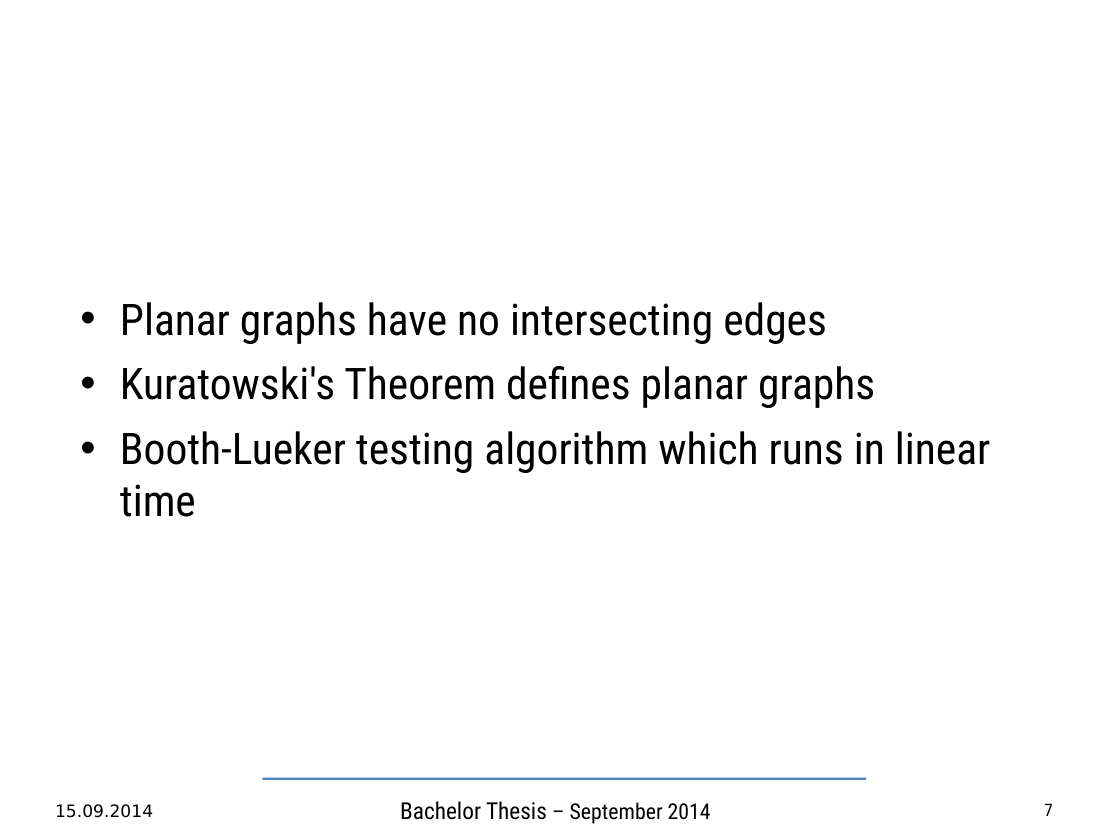
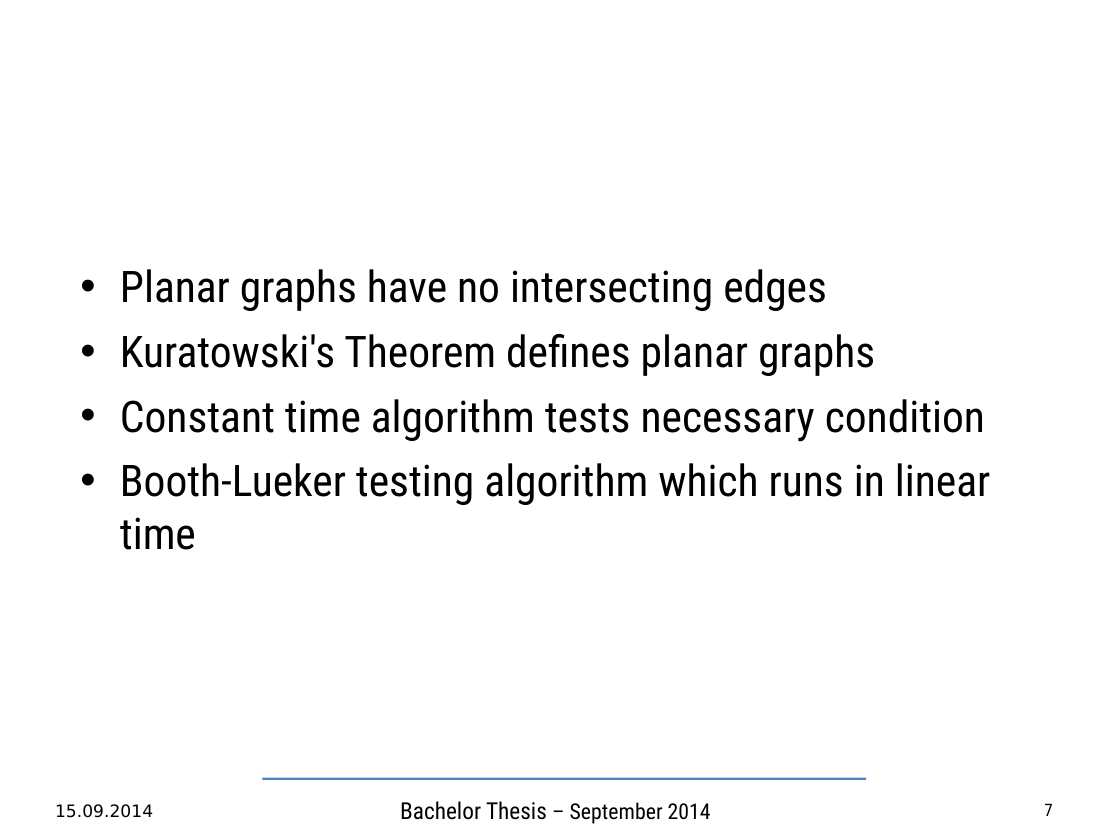
Before and after one commit to TudorVisan/Diploma, a slide deck: slide 7 of andrei.musat/prez/articol/bachelor-slides-en.odp. Drawn at 1120x840 pixels with LibreOffice and Linux fonts; fonts in the diff are those of the drawing; background and template pictures are left out. Boxes give left, top, right and bottom in pixels: in the first picture for what was removed or moved away, otherwise in the second. Text is boxed around its words. In the diff, an @@ line names an element or a change of style, - is before the commit and + after.

```diff
--- a/andrei.musat/prez/articol/bachelor-slides-en.odp
+++ b/andrei.musat/prez/articol/bachelor-slides-en.odp
@@ text at (120,399,985,442): paragraph added @@
+• Constant time algorithm tests necessary condition
```
Also in this commit, not shown: 3 other slides changed.
